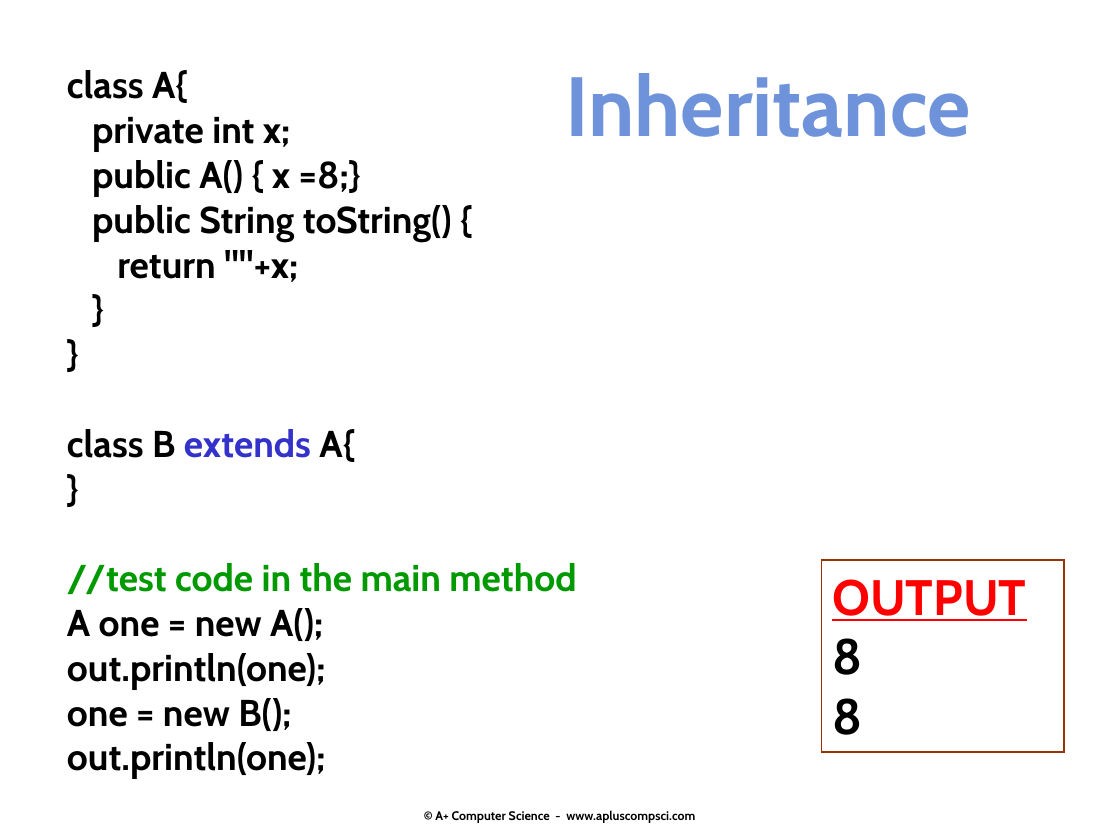
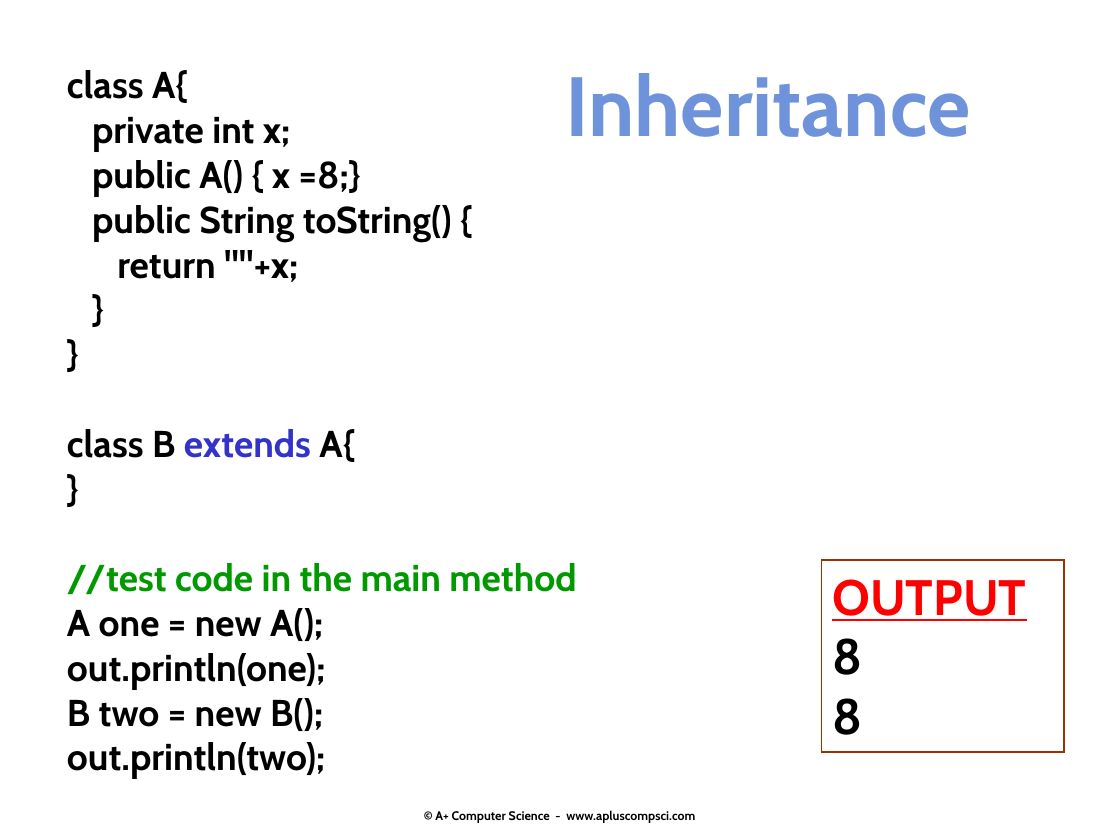
Before and after one commit to u-high/Notes, a slide deck: slide 5 of 20 Inheritance/inheritance_slides_java_aplus.pptx. Drawn at 1120x840 pixels with LibreOffice and Linux fonts; fonts in the diff are those of the drawing; background and template pictures are left out. Boxes give left, top, right and bottom in pixels: in the first picture for what was removed or moved away, otherwise in the second. Text is boxed around its words. In the diff, an @@ line names an element or a change of style, - is before the commit and + after.

```diff
--- a/20 Inheritance/inheritance_slides_java_aplus.pptx
+++ b/20 Inheritance/inheritance_slides_java_aplus.pptx
@@ text at (67,698,325,779): text changed @@
-one = new B();
-out.println(one);
+B two = new B();
+out.println(two);
```
Also in this commit, not shown: 2 other slides changed, 2 slides added, 20 other files.
